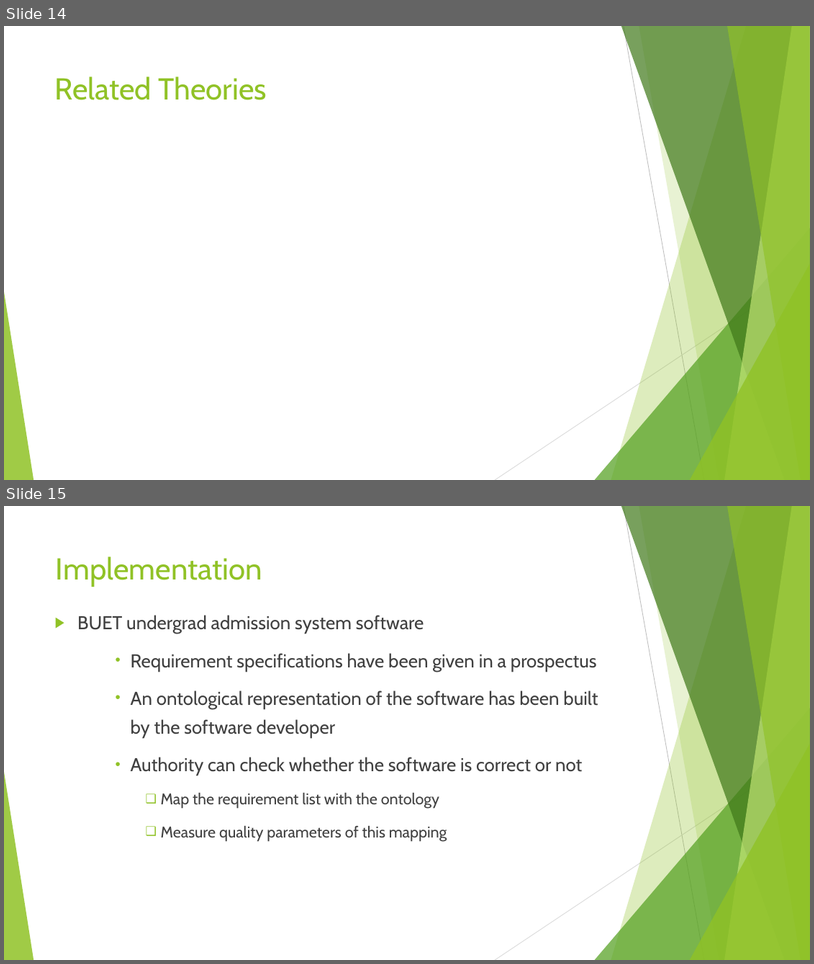
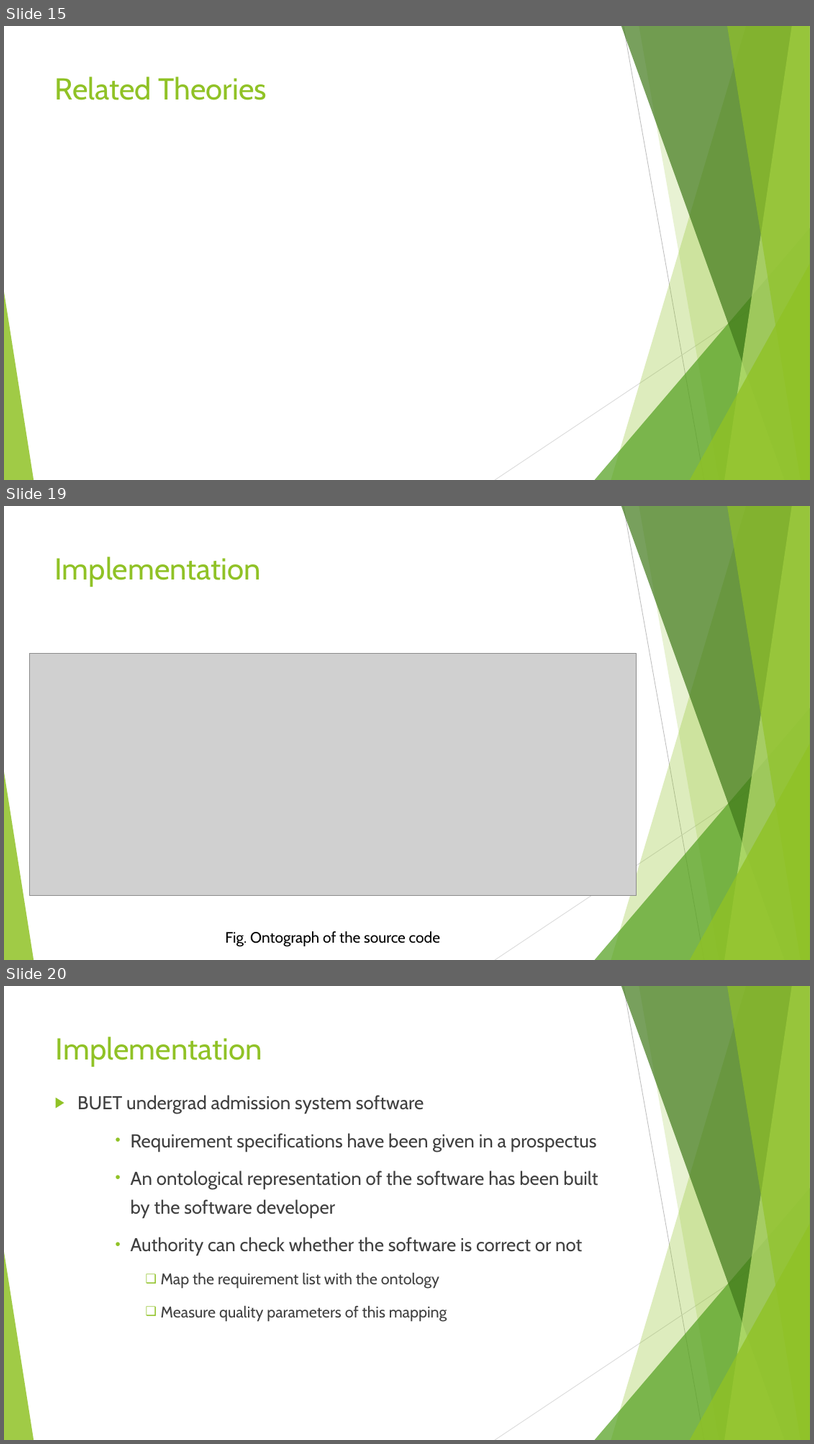
Before and after one commit to Waqar-107/CSE-400-Thesis, a slide deck: Thesis Slide.pptx. Shown one above the other, each under a label of ours: slides 14 and 15 before the commit, slides 15, 19 and 20 after it; the slides between them are not shown. The pictures are 814x964 and 814x1444 pixels, drawn with LibreOffice and Linux fonts; fonts in the diff are those of the drawing; grey boxes stand for pictures. Boxes give left, top, right and bottom in pixels: in the first picture for what was removed or moved away, otherwise in the second. Text is boxed around its words. In the diff, an @@ line names an element or a change of style, - is before the commit and + after.

```diff
--- a/Thesis Slide.pptx
+++ b/Thesis Slide.pptx
@@ slide 19 added at box(4, 506, 810, 960), background #FFFFFF; not listed: 10 template elements that a slide beside it also shows @@
@@ title added at box(55, 556, 262, 587), 36 pt, text #90C226 @@
+Implementation
@@ picture added at box(30, 654, 637, 896) @@
@@ text added at box(225, 931, 440, 947), 18 pt, text #000000 @@
+Fig. Ontograph of the source code
@@ what was slide 14 is now slide 15 @@
@@ what was slide 15 is now slide 20 @@
```
Also in this commit, not shown: 5 slides changed, 4 other slides added, 7 other files.
